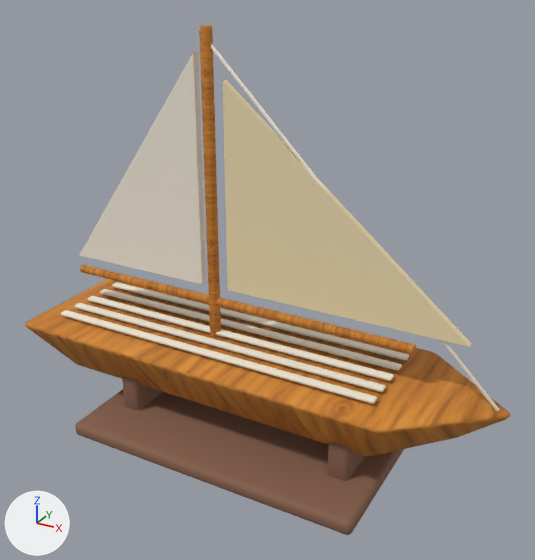
A saved change to the glTF model public/models/furniture/model-sailboat.glb.
The view is the same before and after, from a camera (50 mm lens) standing at (0.288, -0.507, 0.411) and looking at (0.011, -0.004, 0.159). The lights are fixed; the arrows at lower left show +X, +Y and +Z. The first picture is the older version.

Objects in the first picture: 'model-sailboat'.
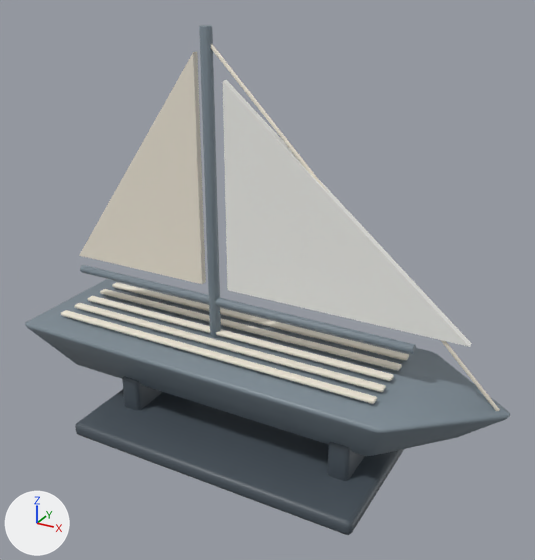
What differs and where, as boxes [x1, y1, x2, y2] in the pictures (535 x 560 px):
'model-sailboat', surface changed, recoloured (orange to grey): [25, 25, 510, 535] in both

The change in detail:
In material 'wood-honey-textured' (mat_wood_honey_textured), texture is no longer img_handpainted_honey_oak.
In material 'wood-honey-textured' (mat_wood_honey_textured), base_color is now set to (0.2, 0.25, 0.29), grey #7c8993.
In material 'wood-honey-textured' (mat_wood_honey_textured), roughness goes from 0.82 to 0.47.
Material 'wood-dark' (mat_wood_dark) changes colour from brown #86614d to greyish blue #4b555d; in linear values from (0.24, 0.12, 0.075) to (0.07, 0.09, 0.11).
In material 'linen-textured' (mat_linen_textured), texture is no longer img_handpainted_cream_linen.
In material 'linen-textured' (mat_linen_textured), base_color is now set to (0.9, 0.9, 0.86), white #f3f3ef.
In material 'linen-textured' (mat_linen_textured), roughness goes from 0.98 to 0.94.
